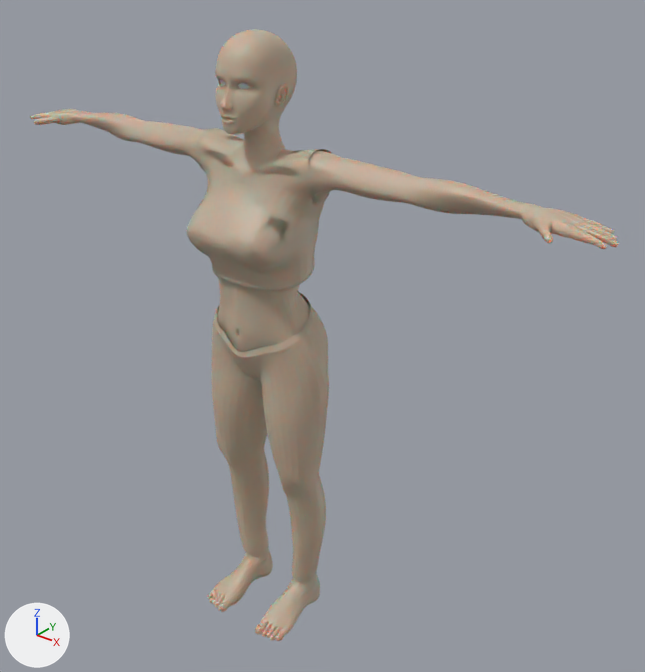
Before and after pictures for a commit that changed the Blender file Cuerpo-FINAL.blend.
Before and after are seen from a 50 mm camera at (2.44, -2.6, 3.23) aimed at (0.18, 0.22, 1.48). Arrows for +X, +Y and +Z are at lower left; the lights stay in place. The same objects are shown in both versions, whatever each file hides.

In view in the first picture: 'Cuerpo', 'Cuerpo.001', 'Cuerpo.002'.
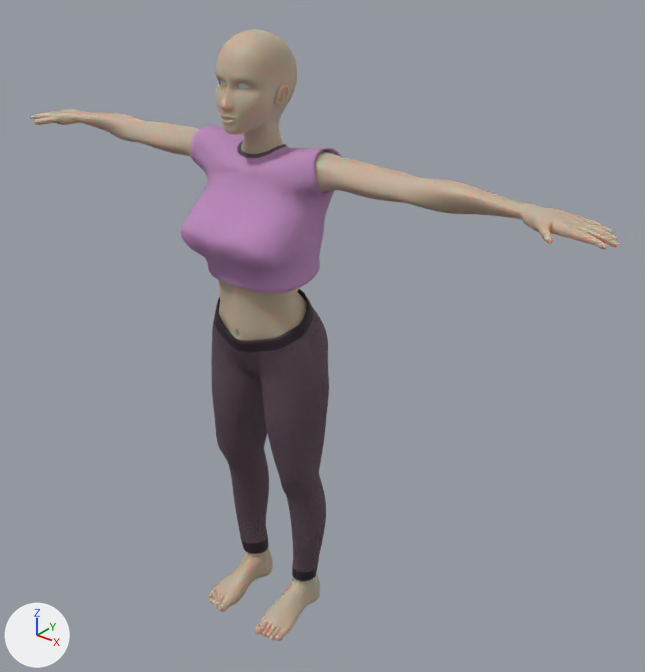
Diff of the bpy script that builds the scene:
```diff
--- a/Cuerpo-FINAL.blend.py
+++ b/Cuerpo-FINAL.blend.py
@@ mat_tela_camiseta @@
+mat_tela_camiseta = bpy.data.materials.new('Tela camiseta')
+# nodes: BsdfPrincipled, Bump, OutputMaterial, TexNoise, ValToRGB
+# colours: pink #e7aae7, pink #af81af
@@ mat_tela_pantalon @@
+mat_tela_pantalon = bpy.data.materials.new('Tela pantalon')
+# nodes: BsdfPrincipled, Bump, OutputMaterial, TexNoise, ValToRGB
+# colours: black #251c25, pink #af8ea2
@@ mat_tela_pantalon_001 @@
+mat_tela_pantalon_001 = bpy.data.materials.new('Tela pantalon.001')
+# nodes: BsdfPrincipled, Bump, OutputMaterial, TexNoise, ValToRGB
+# colours: black #251c25, black #42363d
@@ me_cylinder_001 @@
 # used by ob_cuerpo_001; location = (0.0, 0.0, 1.405); rotation_euler = (0.0, 0.0, 1.571), in degrees (0, 0, 90); scale = (0.338, 0.338, 0.334)
-me_cylinder_001.from_pydata(...)  # 116 vertices, 104 faces; spans x -0.42..0.9, y -1.1..0.0, z -3.62..0.85
+me_cylinder_001.from_pydata(...)  # 116 vertices, 104 faces; spans x -0.45..0.9, y -1.1..0.0, z -3.62..0.94
+# me_cylinder_001 part 1: 90 of the faces centred in x -0.36..0.86, y -0.92..-0.01, z -3.36..0.76 switch from mat_piel (beige #c1ae98) to mat_tela_pantalon
+# me_cylinder_001 part 2: 7 of the faces centred in x 0.08..0.53, y -0.7..-0.3, z -3.5..-3.46 switch from mat_piel (beige #c1ae98) to mat_tela_pantalon_001
@@ me_cylinder_002 @@
 # used by ob_cuerpo_002; location = (0.0, 0.0, 1.405); rotation_euler = (0.0, 0.0, 1.571), in degrees (0, 0, 90); scale = (0.334, 0.334, 0.334)
-me_cylinder_002.from_pydata(...)  # 137 vertices, 116 faces; spans x -0.69..0.63, y -0.95..0.0, z 1.14..2.89
+me_cylinder_002.from_pydata(...)  # 149 vertices, 127 faces; spans x -0.69..0.63, y -0.95..0.0, z 1.14..2.92
+# me_cylinder_002 part 3: 22 vertices moved from x -0.13..0.51, y -0.89..0.0, z 2.36..2.89 to x -0.13..0.51, y -0.92..0.0, z 2.36..2.92; 12 vertices added at x -0.1..0.42, y -0.32..0.0, z 2.68..2.87
+# me_cylinder_002 part 4: 8 vertices moved from x -0.67..-0.61, y -0.58..-0.47, z 1.79..1.91 to x -0.67..-0.59, y -0.59..-0.43, z 1.76..1.93
+# me_cylinder_002 part 5: 116 faces spanning x -0.69..0.63, y -0.95..0.0, z 1.14..2.92 switch from mat_piel (beige #c1ae98) to mat_tela_camiseta
+me_cylinder_002.materials.append(mat_tela_pantalon)
@@ ob_cuerpo_001 @@
 _m = ob_cuerpo_001.modifiers.new('Subdivision', 'SUBSURF')
 _m.render_levels = 3
+_m = ob_cuerpo_001.modifiers.new('Solidify', 'SOLIDIFY')
+_m.thickness = 0.03
@@ ob_cuerpo_002 @@
 ob_cuerpo_002.rotation_euler = (0.0, 0.0, 1.571)  # degrees (0, 0, 90)
-ob_cuerpo_002.scale = (0.334, 0.334, 0.334)
+ob_cuerpo_002.scale = (0.364, 0.364, 0.334)
 _m = ob_cuerpo_002.modifiers.new('Mirror', 'MIRROR')
@@ ob_cuerpo_002 @@
 _m = ob_cuerpo_002.modifiers.new('Subdivision', 'SUBSURF')
 _m.render_levels = 3
+_m = ob_cuerpo_002.modifiers.new('Solidify', 'SOLIDIFY')
+_m.thickness = 0.02
```

Where the change shows, as pixel boxes (x1, y1, x2, y2) in the pictures (645 x 672 px; the box of a moved part takes in the faces that stretch with it):
'Cuerpo.001', recoloured, modifiers changed
    before: (211, 292, 329, 581)
    after: (211, 289, 329, 581)
'Cuerpo.002', reshaped, rescaled, modifiers changed (11% wider)
    before: (186, 128, 331, 292)
    after: (181, 125, 342, 293)
part 1 of me_cylinder_001, recoloured
    both: (211, 308, 329, 572)
part 2 of me_cylinder_001, recoloured (brown to black)
    both: (241, 535, 318, 581)
part 3 of me_cylinder_002, moved or reshaped
    before: (195, 128, 331, 197)
    after: (191, 125, 342, 203)
part 4 of me_cylinder_002, moved or reshaped
    before: (186, 215, 270, 265)
    after: (181, 215, 272, 267)
part 5 of me_cylinder_002, recoloured
    before: (195, 159, 327, 292)
    after: (188, 154, 330, 293)
